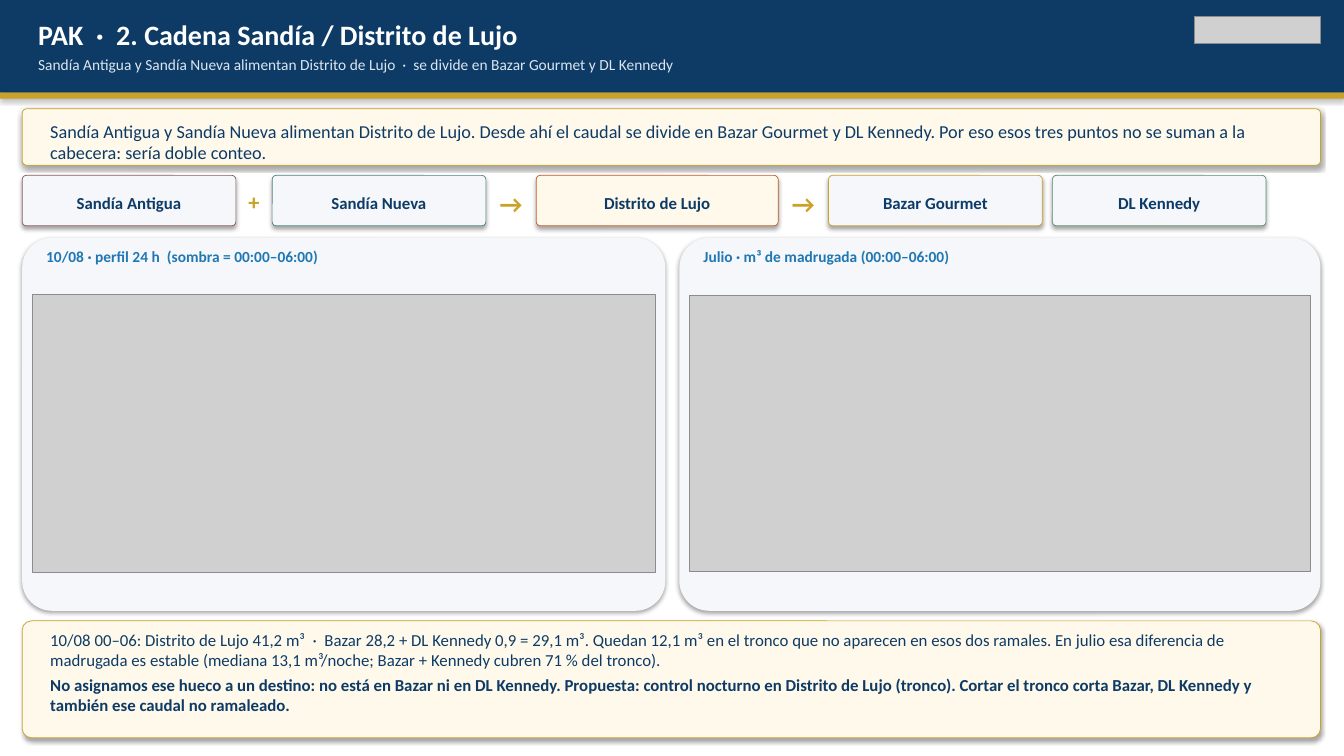
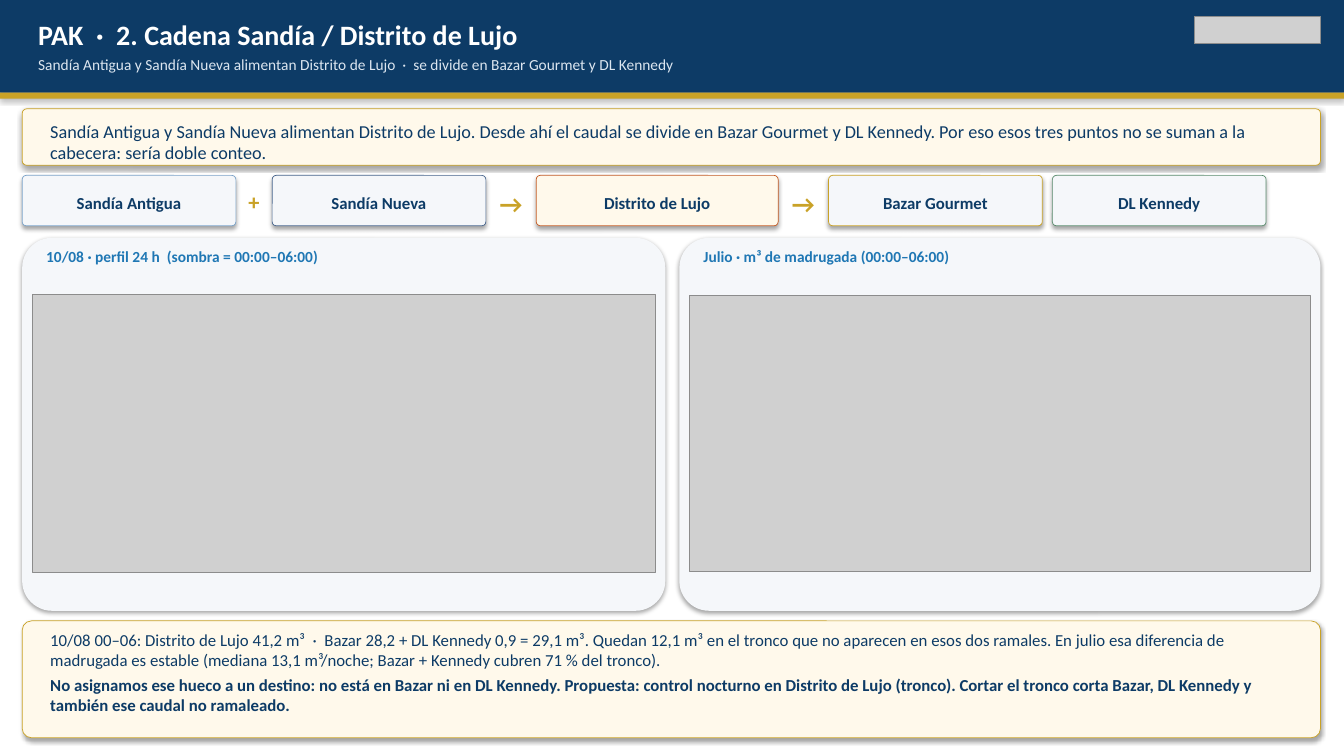
Before and after one commit to anibaloperacionesWes/wes-scripts, a slide deck: slide 14 of reports/Parque_Arauco/TMP_7MALLS/entrega_diego_anibal/Recorrido_ejecutivo_PA_MAE_20260817.pptx (slide 13 before the commit). Drawn at 1344x756 pixels with LibreOffice and Linux fonts; fonts in the diff are those of the drawing; grey boxes stand for pictures. Boxes give left, top, right and bottom in pixels: in the first picture for what was removed or moved away, otherwise in the second. Text is boxed around its words. In the diff, an @@ line names an element or a change of style, - is before the commit and + after.

```diff
--- a/reports/Parque_Arauco/TMP_7MALLS/entrega_diego_anibal/Recorrido_ejecutivo_PA_MAE_20260817.pptx
+++ b/reports/Parque_Arauco/TMP_7MALLS/entrega_diego_anibal/Recorrido_ejecutivo_PA_MAE_20260817.pptx
@@ rounded rectangle at (x1=22, y1=175, x2=236, y2=226): outline #8C5A5A 0.5 pt to #7BA3C9 0.5 pt @@
@@ rounded rectangle at (x1=272, y1=175, x2=486, y2=226): outline #508282 0.5 pt to #46648C 0.5 pt @@
```
Also in this commit, not shown: 4 other slides changed, 1 slide added, 3 other files.
